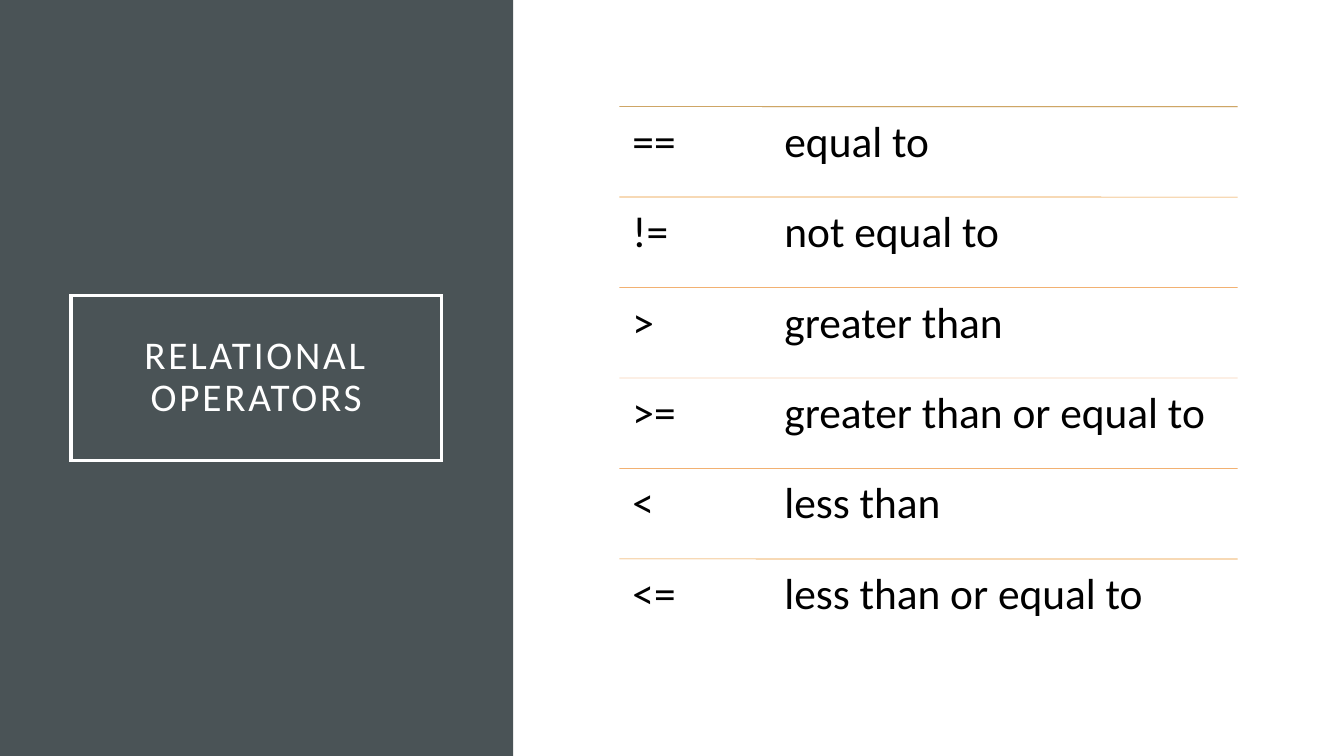
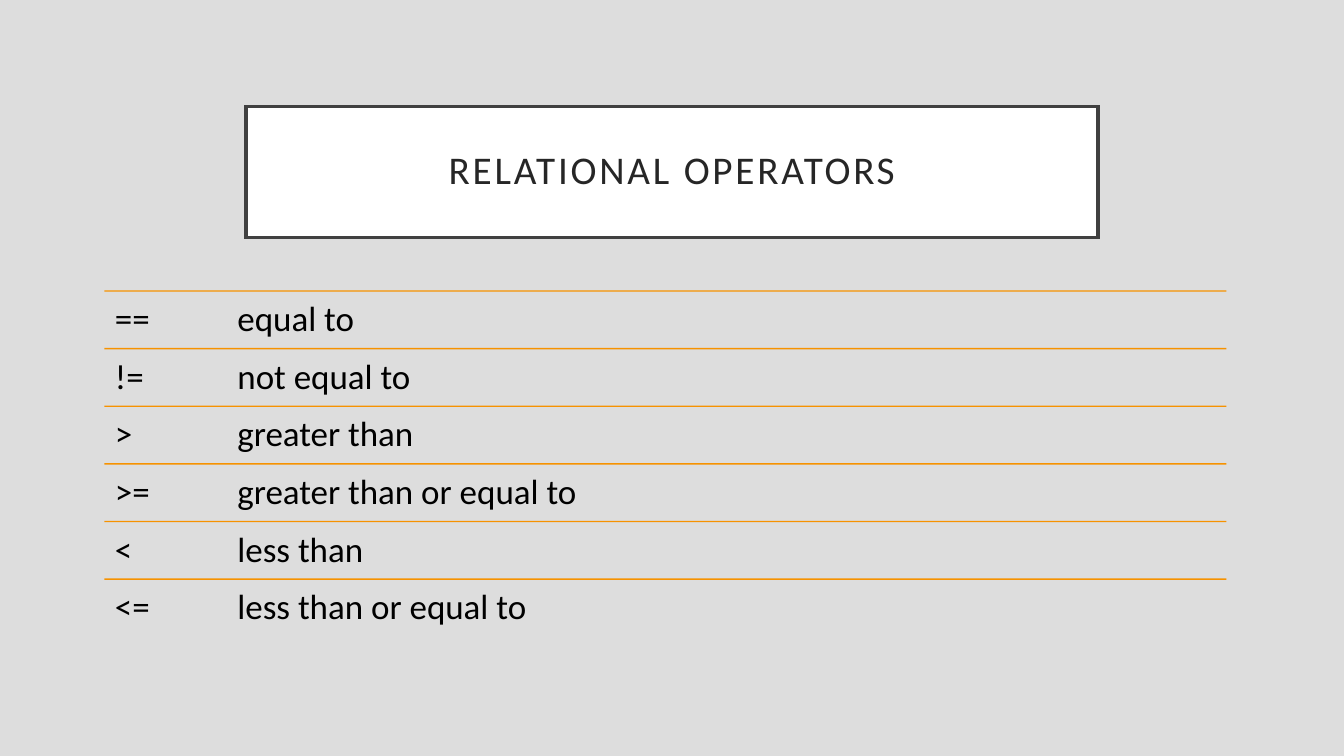
Before and after one commit to rsera/Junior-Knights, a slide deck: slide 7 of Python Lesson 4 If Statement.pptx (slide 5 before the commit). Drawn at 1344x756 pixels with LibreOffice and Linux fonts; fonts in the diff are those of the drawing. Boxes give left, top, right and bottom in pixels: in the first picture for what was removed or moved away, otherwise in the second. Text is boxed around its words. In the diff, an @@ line names an element or a change of style, - is before the commit and + after.

```diff
--- a/Python Lesson 4 If Statement.pptx
+++ b/Python Lesson 4 If Statement.pptx
@@ background #FFFFFF to #DDDDDD @@
@@ rectangle removed at box(0, 0, 513, 756) @@
@@ title "RELATIONAL OPERATORS": place and size @@
-title "RELATIONAL OPERATORS" at box(71, 295, 442, 461)
+title "RELATIONAL OPERATORS" at box(246, 106, 1098, 237)
@@ title "RELATIONAL OPERATORS" at box(246, 106, 1098, 237): text colour #FFFFFF to #262626; fill none to #FFFFFF; outline #FFFFFF 2.5 pt to #404040 2.5 pt @@
@@ text "== equal to": place and size @@
-text "== equal to" at box(784, 127, 929, 164)
+text "== equal to" at box(237, 306, 354, 337)
@@ text "!= not equal to": place and size @@
-text "!= not equal to" at box(784, 217, 999, 254)
+text "!= not equal to" at box(237, 364, 411, 395)
@@ size 31 to 25 pt; less space between paragraphs in 6 elements at box(237, 594, 526, 625), box(237, 537, 363, 563), box(237, 479, 577, 510), box(237, 306, 354, 337), box(237, 364, 411, 395), box(237, 421, 413, 452) @@
@@ text "> greater than": place and size @@
-text "> greater than" at box(784, 308, 1003, 346)
+text "> greater than" at box(237, 421, 413, 452)
@@ text ">= greater than or equal ...": place and size @@
-text ">= greater than or equal ..." at box(784, 398, 1205, 436)
+text ">= greater than or equal ..." at box(237, 479, 577, 510)
@@ text "< less than": place and size @@
-text "< less than" at box(784, 488, 941, 519)
+text "< less than" at box(237, 537, 363, 563)
@@ group removed at box(620, 107, 1238, 559): 6 lines @@
@@ text "<= less than or equal ...": place and size @@
-text "<= less than or equal ..." at box(784, 579, 1143, 616)
+text "<= less than or equal ..." at box(237, 594, 526, 625)
@@ group added at box(105, 291, 1227, 580): 6 lines @@
```
Also in this commit, not shown: 14 other slides changed, 3 slides added, 2 other files.
